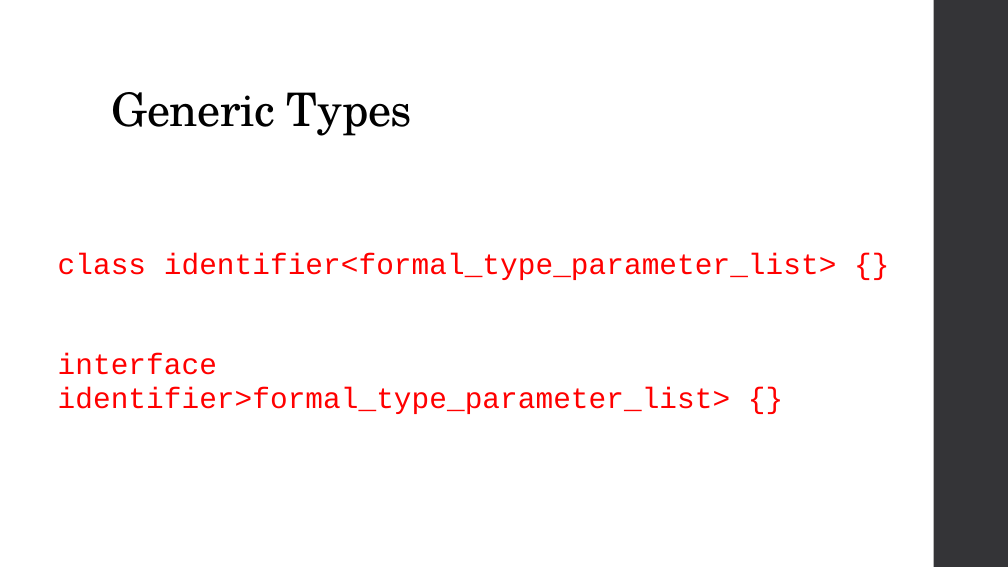
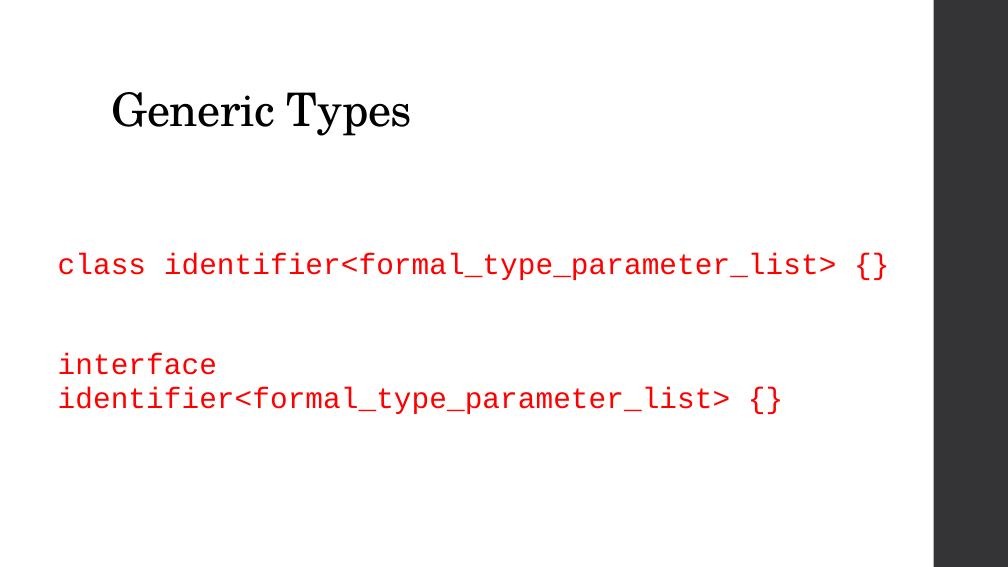
Before and after one commit to zarthur/CSCC-Fundamentals-Android-Notes, a slide deck: slide 7 of week_12/week_12.pptx. Drawn at 1008x567 pixels with LibreOffice and Linux fonts; fonts in the diff are those of the drawing. Boxes give left, top, right and bottom in pixels: in the first picture for what was removed or moved away, otherwise in the second. Text is boxed around its words. In the diff, an @@ line names an element or a change of style, - is before the commit and + after.

```diff
--- a/week_12/week_12.pptx
+++ b/week_12/week_12.pptx
@@ text at (58,353,731,414): text changed @@
-interface identifier>formal_type_parameter_list> {}
+interface identifier<formal_type_parameter_list> {}
```
Also in this commit, not shown: 2 other slides changed, 1 other file.
